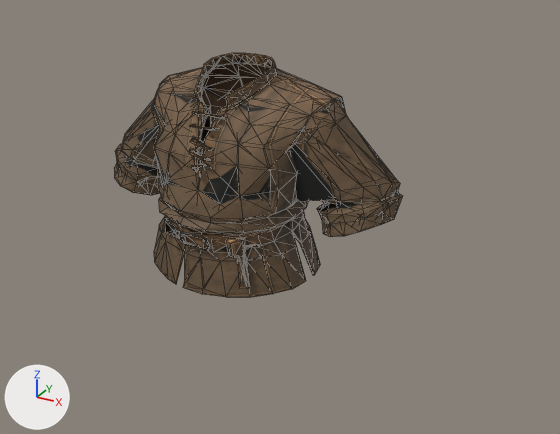
Before and after pictures for a commit that changed the glTF model godot-client/assets/actors/native/equipment/eloria_frontier_shirt_06.glb.
The view is the same before and after, from a 50 mm lens placed at (0.956, -1.493, 1.936), pointed at (0.088, 0.084, 1.147). The lights are fixed; the arrows at lower left show +X, +Y and +Z. The first picture is the older version. Mesh edges are drawn as thin lines. Vertices at exactly the same position are counted once.

The scene before the commit, as lines of its bpy script (objects in view):
```python
me_laced_field_tunic = bpy.data.meshes.new('Laced Field Tunic')
me_laced_field_tunic.from_pydata(...)  # 794 vertices, 1506 faces; spans x -0.414..0.399, y -0.165..0.229, z 1.022..1.54
me_laced_field_tunic.materials.append(mat_laced_field_tunic_base)  # picture img_image_0
ob_laced_field_tunic = bpy.data.objects.new('Laced Field Tunic', me_laced_field_tunic)
ob_laced_field_tunic.location = (0.0, 0.0, 0.0)
```
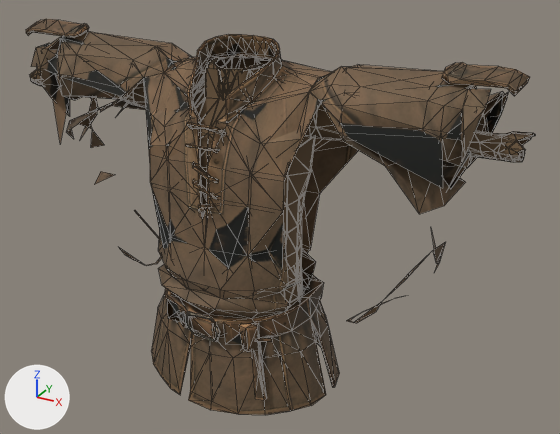
Where the change shows, as pixel boxes (x1, y1, x2, y2) in the pictures (560 x 434 px; the box of a moved part takes in the faces that stretch with it):
'Laced Field Tunic', reshaped (74% wider, 62% taller): before (114, 53, 403, 297); after (26, 19, 530, 415)
'GeneratedArmorBacking', added: after (30, 55, 535, 311)
part 1 of me_laced_field_tunic, moved or reshaped: before (190, 137, 214, 150); after (192, 163, 218, 183)
part 2 of me_laced_field_tunic, moved or reshaped: before (180, 231, 210, 251); after (186, 311, 220, 342)
part 3 of me_laced_field_tunic, moved or reshaped: before (165, 221, 181, 241); after (167, 299, 187, 328)
part 4 of me_laced_field_tunic, moved or reshaped: before (192, 111, 226, 119); after (186, 122, 226, 135)
part 5 of me_laced_field_tunic, moved or reshaped: before (226, 238, 245, 258); after (239, 323, 259, 352)
part 6 of me_laced_field_tunic, moved or reshaped: before (192, 164, 208, 170); after (198, 204, 215, 216)
part 7 of me_laced_field_tunic, moved or reshaped: before (245, 245, 259, 247); after (257, 338, 272, 342)
part 8 of me_laced_field_tunic, moved or reshaped: before (189, 148, 211, 161); after (193, 181, 218, 199)
part 9 of me_laced_field_tunic, moved or reshaped: before (189, 124, 220, 130); after (185, 143, 219, 153)
part 10 of me_laced_field_tunic, moved or reshaped: before (237, 249, 250, 289); after (252, 341, 266, 400)
part 11 of me_laced_field_tunic, moved or reshaped: before (211, 238, 241, 252); after (223, 322, 255, 344)
part 12 of me_laced_field_tunic, rebuilt (65% wider, 57% taller): before (114, 53, 403, 297); after (31, 31, 509, 415)
part 13 of me_laced_field_tunic, added: after (347, 229, 445, 323)
part 14 of me_laced_field_tunic, added (brown): after (26, 19, 89, 38)
part 15 of me_laced_field_tunic, added (brown): after (442, 63, 530, 96)
part 16 of me_laced_field_tunic, added: after (119, 210, 161, 266)
part 17 of me_laced_field_tunic, added: after (53, 87, 115, 185)

The change, as a list of edits to the scene's bpy script:
```text
Change me_laced_field_tunic:
    remove me_laced_field_tunic.from_pydata(...)  # 794 vertices, 1506 faces; spans x -0.414..0.399, y -0.165..0.229, z 1.022..1.54
    add me_laced_field_tunic.from_pydata(...)  # 803 vertices, 1316 faces; spans x -0.643..0.661, y -0.162..0.226, z 0.689..1.588
    me_laced_field_tunic part 1: the loose piece of 12 vertices spanning x -0.037..0.027, y -0.138..-0.099, z 1.373..1.395 is scaled about its middle by (1.17, 0.932, 1.74), then moved by (0.007, -0.004, -0.066)
    me_laced_field_tunic part 2: the loose piece of 25 vertices spanning x -0.051..0.038, y -0.165..-0.146, z 1.136..1.181 is scaled about its middle by (1.17, 0.932, 1.74), then moved by (0.007, 0.005, -0.232)
    me_laced_field_tunic part 3: the loose piece of 8 vertices spanning x -0.116..-0.052, y -0.152..-0.123, z 1.14..1.175 is scaled about its middle by (1.17, 0.932, 1.74), then moved by (-0.01, 0.007, -0.233)
    me_laced_field_tunic part 4: the loose piece of 12 vertices spanning x -0.05..0.039, y -0.096..-0.071, z 1.436..1.449 is scaled about its middle by (1.17, 0.932, 1.74), then moved by (0.007, -0.026, -0.023)
    me_laced_field_tunic part 5: the loose piece of 13 vertices spanning x 0.071..0.113, y -0.153..-0.112, z 1.136..1.176 is scaled about its middle by (1.17, 0.932, 1.74), then moved by (0.029, 0.006, -0.234)
    me_laced_field_tunic part 6: the loose piece of 9 vertices spanning x -0.027..0.026, y -0.154..-0.112, z 1.319..1.342 is scaled about its middle by (1.17, 0.932, 1.74), then moved by (0.009, 0.006, -0.106)
    me_laced_field_tunic part 7: the loose piece of 9 vertices spanning x 0.097..0.133, y -0.113..-0.092, z 1.148..1.154 is scaled about its middle by (1.17, 0.932, 1.74), then moved by (0.041, -0.018, -0.232)
    me_laced_field_tunic part 8: the loose piece of 13 vertices spanning x -0.039..0.027, y -0.144..-0.105, z 1.347..1.37 is scaled about its middle by (1.17, 0.932, 1.74), then moved by (0.007, 0.004, -0.085)
    me_laced_field_tunic part 9: the loose piece of 12 vertices spanning x -0.04..0.03, y -0.119..-0.086, z 1.414..1.424 is scaled about its middle by (1.17, 0.932, 1.74), then moved by (0.006, -0.022, -0.041)
    me_laced_field_tunic part 10: the loose piece of 7 vertices spanning x 0.094..0.127, y -0.143..-0.122, z 1.058..1.152 is scaled about its middle by (1.24, 1.05, 1.74), then moved by (0.034, 0.008, -0.272)
    me_laced_field_tunic part 11: the loose piece of 5 vertices spanning x 0.038..0.101, y -0.153..-0.118, z 1.137..1.176 is scaled about its middle by (1.17, 0.932, 1.74), then moved by (0.025, 0.007, -0.234)
    me_laced_field_tunic part 12: the loose piece of 669 vertices spanning x -0.414..0.399, y -0.161..0.229, z 1.022..1.54 is rebuilt with 580 vertices and now spans x -0.59..0.6, y -0.162..0.226, z 0.689..1.588
    me_laced_field_tunic part 13: a new loose piece of 25 vertices spanning x 0.304..0.524, y -0.028..0.181, z 0.922..1.195, in mat_laced_field_tunic_base (picture img_image_0)
    me_laced_field_tunic part 14: a new loose piece of 25 vertices spanning x -0.643..-0.478, y 0.001..0.094, z 1.549..1.586, in mat_laced_field_tunic_base (picture img_image_0)
    me_laced_field_tunic part 15: a new loose piece of 23 vertices spanning x 0.487..0.661, y -0.002..0.094, z 1.548..1.588, in mat_laced_field_tunic_base (picture img_image_0)
    me_laced_field_tunic part 16: a new loose piece of 15 vertices spanning x -0.439..-0.304, y -0.018..0.178, z 0.922..1.033, in mat_laced_field_tunic_base (picture img_image_0)
    me_laced_field_tunic part 17: 10 vertices added at x -0.578..-0.46, y -0.024..0.134, z 1.131..1.441
Add ob_generatedarmorbacking:
    ob_generatedarmorbacking = bpy.data.objects.new('GeneratedArmorBacking', me_generatedarmorbacking)  # 1124 vertices, 2236 faces; spans x -0.679..0.682, y -0.1..0.189, z 0.914..1.539; in mat_laced_field_tunic_backing (brown #66513a)
    ob_generatedarmorbacking.location = (0.0, 0.0, 0.0)
```
